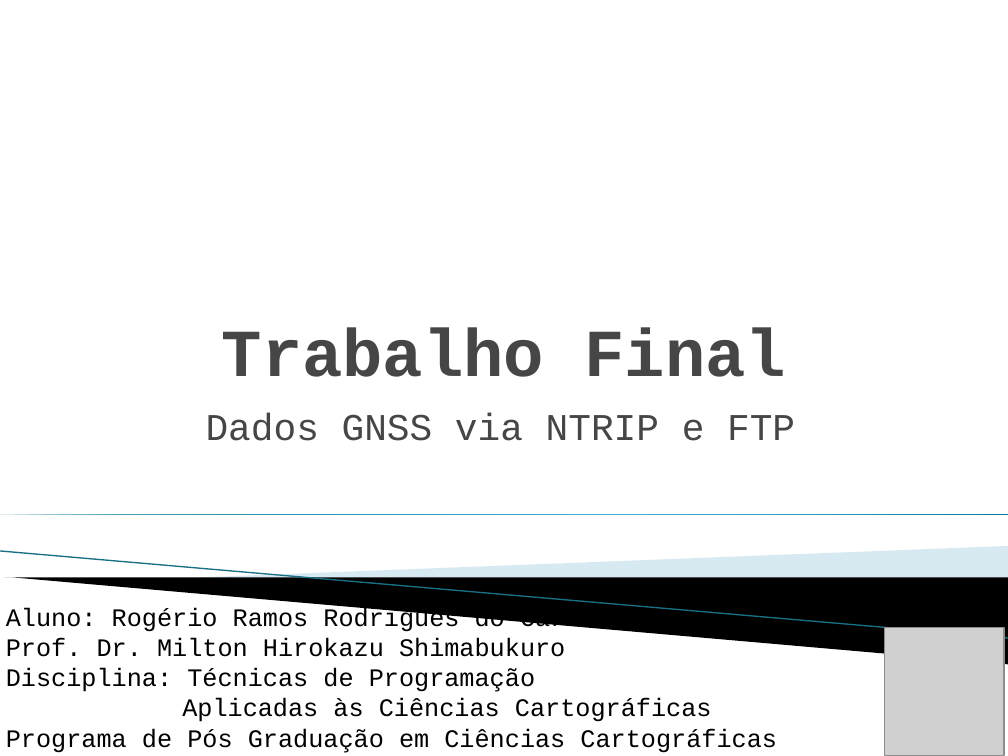
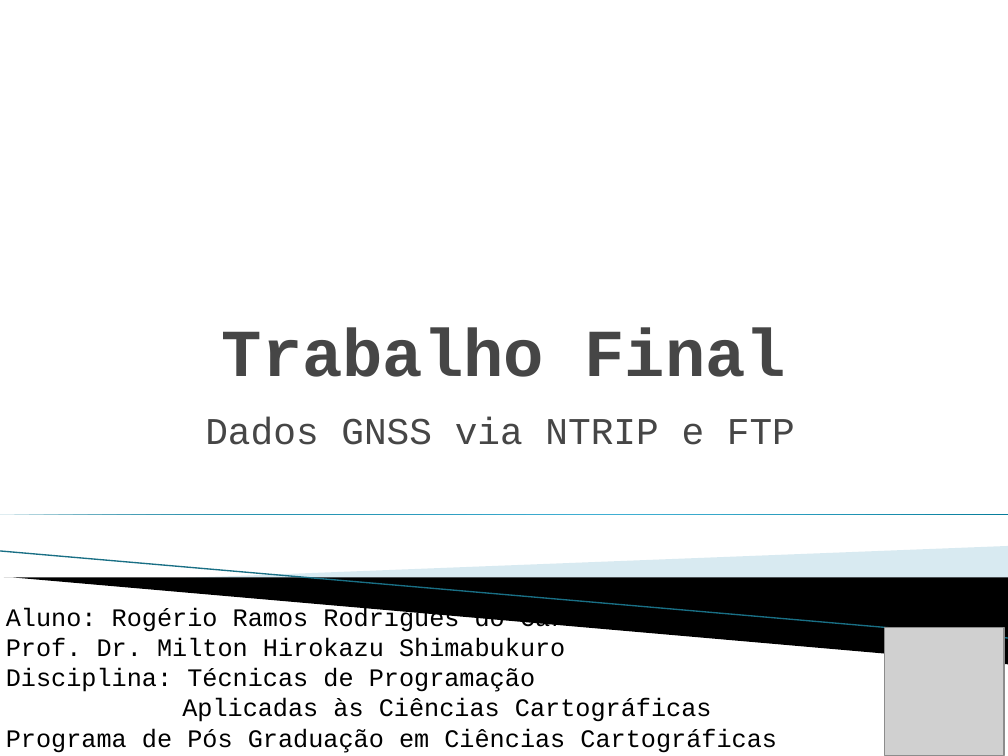
Before and after one commit to RogerioDoCarmo/Coord-Sat, a slide deck: slide 1 of Apresentacao.pptx. Drawn at 1008x756 pixels with LibreOffice and Linux fonts; fonts in the diff are those of the drawing; grey boxes stand for pictures; background and template pictures are left out. Boxes give left, top, right and bottom in pixels: in the first picture for what was removed or moved away, otherwise in the second. Text is boxed around its words. In the diff, an @@ line names an element or a change of style, - is before the commit and + after.

Commit message:
Top

```diff
--- a/Apresentacao.pptx
+++ b/Apresentacao.pptx
@@ subtitle "Dados GNSS via NTRIP e ...": place and size @@
-subtitle "Dados GNSS via NTRIP e ..." at (206,413,795,441)
+subtitle "Dados GNSS via NTRIP e ..." at (205,417,795,445)
```
Also in this commit, not shown: 3 other slides changed, 2 slides added.
